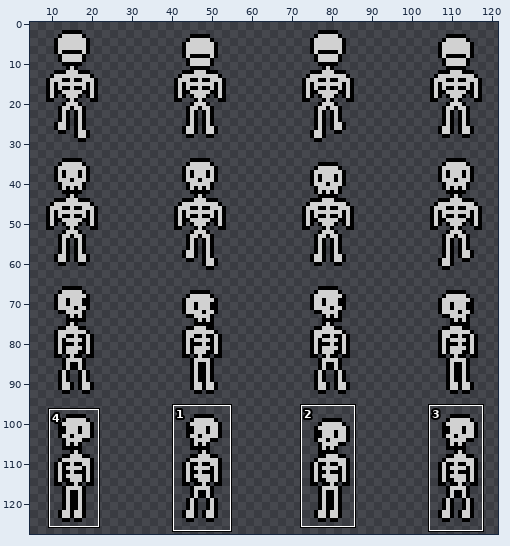
Sprite sheet: spritesheets/skeleton/skeleton_move.png. The first picture is a wide view before the edit; the outline marks the close-up.
Close-up. Before:
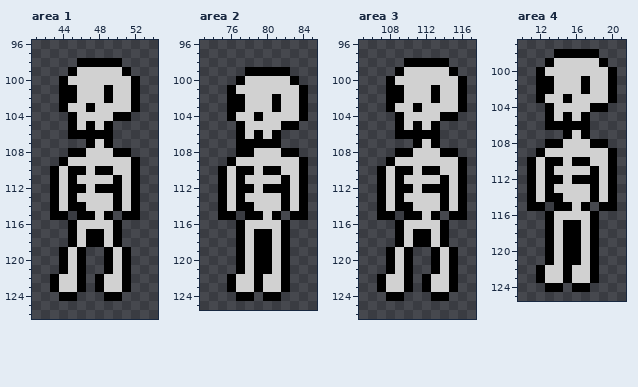
The file is 128x128 pixels. Shown: area 1: x 41..54, y 96..126; area 2: x 73..85, y 96..125; area 3: x 105..117, y 96..126; area 4: x 10..21, y 97..125. The wide view leaves out empty margins. The commit also changed other parts of the picture, which this record leaves out.
The same view after the edit:
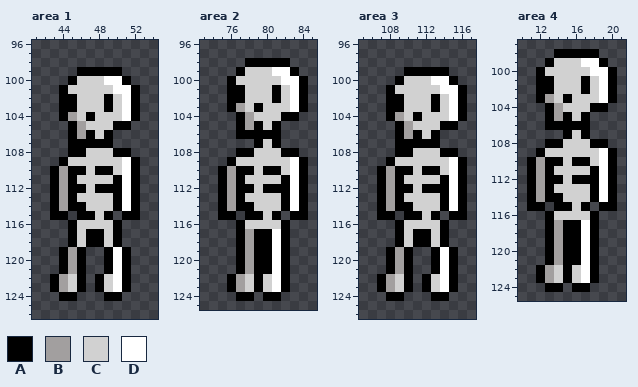
Palette (. is transparent): A #000000  B #a29f9f  C #d1d1d1  D #ffffff
Diff:
Area 1:
Colour A is added in row 104 at x 44 and 52; in row 105 at x 50 to 51; in row 107 at x 45 to 46.
Colour A replaces colour C in row 99 at x 46 to 50; in row 100 at x 45 and 51; in row 103 at x 45 and 49; in row 104 at x 47; in row 107 at x 48.
Colour B replaces colour A in row 104 at x 45; in row 106 at x 46.
Colour B replaces colour C in row 105 at x 46; in rows 110 to 114 at x 44; in rows 119 to 121 at x 45; in rows 122 to 123 at x 44.
Colour C replaces colour A in row 101 at x 45 and 49; in row 103 at x 47; in row 104 at x 50; in row 105 at x 47 and 49; in row 106 at x 48.
Colour D replaces colour A in row 104 at x 51.
Colour D replaces colour C in row 100 at x 49 to 50; in row 101 at x 50 to 51; in rows 102 to 103 at x 51; in rows 109 to 114 at x 51; in rows 119 to 123 at x 50.
The author cleared colour A in row 98 at x 46 to 50; in row 99 at x 45 and 51; in row 100 at x 44 and 52.
Area 2:
Colour A is added in row 98 at x 78 to 82; in row 99 at x 77 and 83; in row 100 at x 76 and 84.
Colour A replaces colour C in row 101 at x 77 and 81; in row 103 at x 79; in row 104 at x 77 and 82 to 83; in row 105 at x 79 and 81; in row 106 at x 78 and 80.
Colour B replaces colour A in row 103 at x 77.
Colour B replaces colour C in rows 104 to 105 at x 78; in rows 110 to 114 at x 76; in rows 117 to 121 at x 78; in rows 122 to 123 at x 77.
Colour C replaces colour A in row 99 at x 78 to 80; in row 100 at x 77; in row 103 at x 81; in row 104 at x 79; in row 107 at x 80.
Colour D replaces colour A in row 99 at x 81 to 82; in row 100 at x 83.
Colour D replaces colour C in row 100 at x 82; in rows 101 to 103 at x 83; in rows 109 to 114 at x 83; in rows 117 to 123 at x 81.
The author cleared colour A in row 104 at x 76 and 84; in row 105 at x 82 to 83; in row 107 at x 77 to 78.
Area 3:
Colour A is added in row 104 at x 108 and 116; in row 105 at x 114 to 115; in row 107 at x 109 to 110.
Colour A replaces colour C in row 99 at x 110 to 114; in row 100 at x 109 and 115; in row 103 at x 109 and 113; in row 104 at x 111; in row 107 at x 112.
Colour B replaces colour A in row 104 at x 109; in row 106 at x 110.
Colour B replaces colour C in row 105 at x 110; in rows 110 to 114 at x 108; in rows 119 to 121 at x 109; in rows 122 to 123 at x 108.
Colour C replaces colour A in row 101 at x 109 and 113; in row 103 at x 111; in row 104 at x 114; in row 105 at x 111 and 113; in row 106 at x 112.
Colour D replaces colour A in row 104 at x 115.
Colour D replaces colour C in row 100 at x 113 to 114; in row 101 at x 114 to 115; in rows 102 to 103 at x 115; in rows 109 to 114 at x 115; in rows 119 to 123 at x 114.
The author cleared colour A in row 98 at x 110 to 114; in row 99 at x 109 and 115; in row 100 at x 108 and 116.
Area 4:
Colour B replaces colour C in row 103 at x 13; in rows 104 to 105 at x 14; in rows 110 to 114 at x 12; in rows 117 to 121 at x 14; in rows 122 to 123 at x 13.
Colour D replaces colour C in row 99 at x 17 to 18; in row 100 at x 18 to 19; in rows 101 to 103 at x 19; in rows 109 to 114 at x 19; in rows 117 to 123 at x 17.
Where, in picture pixels (left, top, right, bottom), the same in both close-ups:
changed: (59, 58, 140, 292)
changed: (227, 58, 308, 292)
changed: (386, 58, 467, 292)
changed: (545, 58, 608, 121)
changed: (536, 148, 608, 283)
